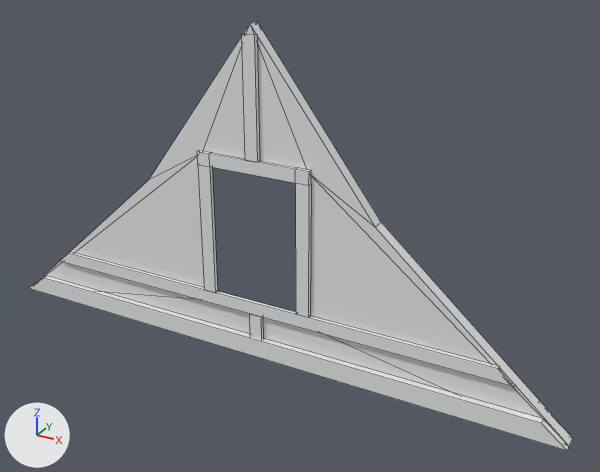
What one commit did to the FBX model GameProjectTwo/Assets/Meshes/Building/Gable/Gable_small2_window.fbx.
Camera for both pictures: a 50 mm camera at (5.93, -9.52, 4.89) aimed at (0.65, 0.08, 0.09). The lights are fixed; the arrows at lower left show +X, +Y and +Z. Mesh edges are drawn as thin lines.

Names of what the first picture shows: 'Gable_small2_window_wall_low', 'Gable_small2_window_woodplank_low'.
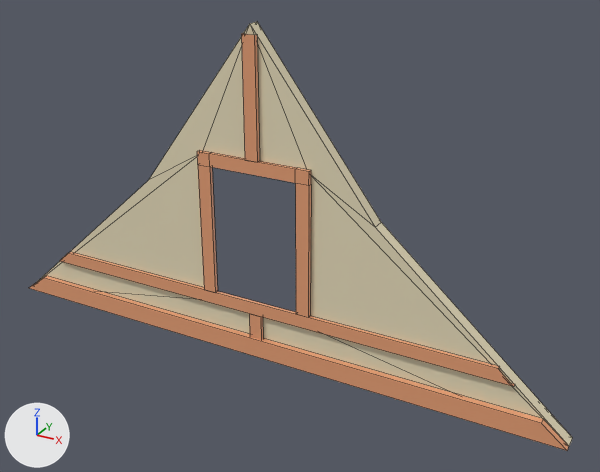
Patch to the scene script:
```diff
--- a/GameProjectTwo/Assets/Meshes/Building/Gable/Gable_small2_window.fbx.py
+++ b/GameProjectTwo/Assets/Meshes/Building/Gable/Gable_small2_window.fbx.py
@@ mat_woodframe @@
+mat_woodframe = principled_material('Woodframe')
+mat_woodframe.base_color = (0.8, 0.352, 0.181)  # beige #e7a076
@@ mat_wall @@
+mat_wall = principled_material('Wall')
+mat_wall.base_color = (0.8, 0.717, 0.5)  # beige #e7dcbc
@@ me_plane_013 @@
 me_plane_013.from_pydata(...)  # 18 vertices, 19 faces; spans x -4.75..4.75, y -0.1..0.1, z -1.96..3.06
+me_plane_013.materials.append(mat_wall)  # beige #e7dcbc
@@ me_cube_081 @@
 me_cube_081.from_pydata(...)  # 56 vertices, 29 faces; spans x -4.75..4.74, y -0.2..-0.1, z -1.97..2.93
+me_cube_081.materials.append(mat_woodframe)  # beige #e7a076
```

Boxes (x1, y1, x2, y2) around the edits, measured in the pictures (600 x 472 px):
'Gable_small2_window_wall_low', recoloured (grey to beige): (37, 22, 572, 446) in both
'Gable_small2_window_woodplank_low', recoloured: (29, 33, 569, 450) in both
